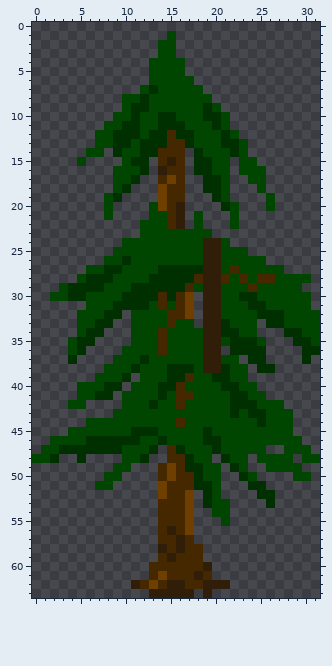
A pixel-art sprite gets an edit: assets/sprites/pinetree.png. That is the earlier state.
The file is 32x64 pixels.
The result:
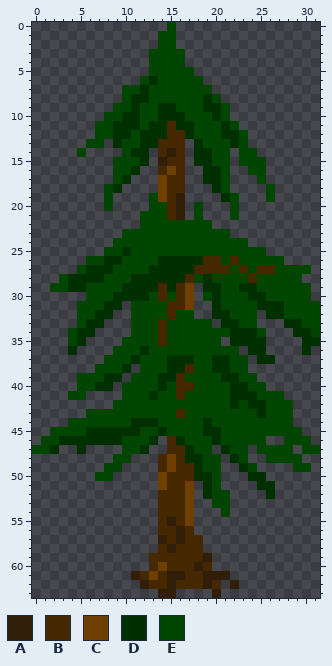
Palette (. is transparent): A #301e08  B #462800  C #6f3f00  D #002f00  E #004600
Difference:
Changed rows in their new state; - is an unchanged pixel.
first column x 0:
 0 ---------------E----------------
 1 --------------E-----------------
 3 -------------E--E---------------
 5 -----------------E--------------
 6 ------------ED----E-------------
 7 ----------EEDE-----E------------
 8 -----------D-------DE-----------
 9 ---------E--E-DD----DE----------
10 --------E-D-----D--E------------
11 -------E-D---D-B-D--EDE---------
12 -----------ED---B-----DE--------
13 ------E-.-E---B--.D--E----------
14 -----E..-.-D-.-A---D--.-E-------
15 -----.---E-E--AB---------E------
16 -----------D.-BC--.-D--.--------
17 ----------D.--CB--------.-------
18 --------ED.--------.-----.E-----
19 ---------.---E--A---.DE---------
20 --------------E---E--.----.-----
21 --------.---E-------------------
22 ---------------EEE-E--.---------
23 ----------EE--------EE----------
24 ---------E---------EE-EE--------
25 --------E-D--------EE---EE------
26 ------EEDDE---DDDDDBB-B---EE----
27 -----EDD-E---D----BBBBEB-BB-EEE-
28 ---EDD--E--DD----BEDEE-EBEE---.-
29 --E---EE--D---B-BC.DD--DD-----E-
30 --....---D---E-E---ED--E-D------
31 -----E--D-.EE-EB---.D---E-DD---E
32 -------D-.------EE-.DD---.------
33 ------D-.-----BE--EE.-D---..DD--
34 ----ED-.-----------EEE-DDE--.-D-
35 ------.---E--------EE.---D---.-D
36 ----D.---E--D-E----EEEE.-------.
37 ----.---E--DE--DDD-EDD-E.-D---.-
38 -------E--D.-----B-ED----..-----
39 -----EE-DD.E--D-BE--E-D-E-------
40 -------D-.E----E-B---E-D-E------
41 ----E-...----DE--E------D-EE----
42 ----..---E---E--E------E-D--E---
43 ------EEE-------B-----E-E-------
44 ----EE-----DDD--E--D-----E------
45 --EE--DDDDD-EED-----D--------E--
46 -E-DDD----EE-D.BD--E------..--E-
47 E-D..-....--D.--BD--.D--.-EE-.-E
48 ...--.---E-..-BC--D-E.D--.---E..
49 --------E-.------B----.DE-...-E-
50 -------E-.----CB---D---.DD---..-
51 -------..--------C.-----.-D-----
52 --------------B------E---.------
53 -------------------.------.-----
54 --------------------.-----------
55 ---------------A-----.----------
56 ---------------BAB--------------
57 --------------A---B-------------
58 --------------BAB---------------
59 -------------B-B---A------------
60 --------------C---AB------------
61 -----------ABCBAA-BAAA----------
62 -----------.AB--B---B.A---------
63 -------------.--..-.A-----------
Boxes around the changes in both pictures, in picture pixels (x1, y1, x2, y2):
changed: (32, 22, 320, 598)
